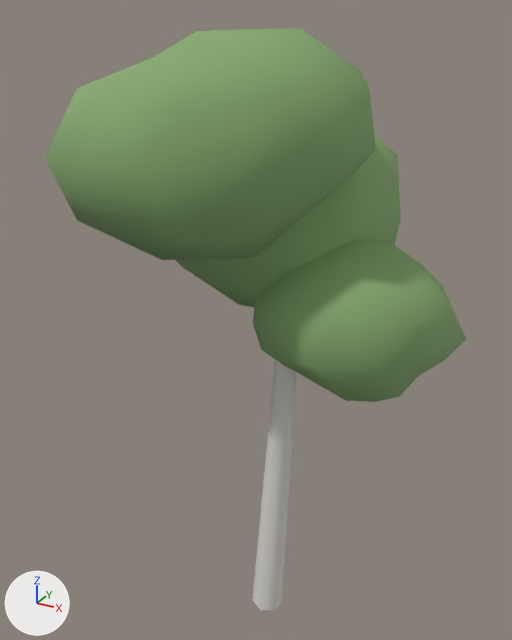
Before and after pictures for a commit that changed the glTF model prototype/assets/models/terrain/ambient_tree_12.glb.
Rendered twice from a 50 mm lens placed at (2.41, -4.61, 5.24), pointed at (-0.22, 0.17, 2.85). Lighting does not change. The marker at lower left points along +X, +Y and +Z. The older version comes first.

The scene before the commit, as lines of its bpy script (objects in view):
```python
mat_ambient_tree_12_mat0 = principled_material('ambient_tree_12_mat0')
mat_ambient_tree_12_mat0.base_color = (0.72, 0.7, 0.65)  # light grey #dddad3
mat_ambient_tree_12_mat0.roughness = 0.95
mat_ambient_tree_12_mat1 = principled_material('ambient_tree_12_mat1')
mat_ambient_tree_12_mat1.base_color = (0.24, 0.4, 0.16)  # green #86aa6f
mat_ambient_tree_12_mat1.roughness = 0.85
me_ambient_tree_12_mesh = bpy.data.meshes.new('ambient_tree_12_mesh')
me_ambient_tree_12_mesh.from_pydata(...)  # 150 vertices, 264 faces; spans x -1.45..1.47, y -1.3..1.6, z 0.0..5.13
# faces by material slot: [24, 240]
me_ambient_tree_12_mesh.materials.append(mat_ambient_tree_12_mat0)  # light grey #dddad3
me_ambient_tree_12_mesh.materials.append(mat_ambient_tree_12_mat1)  # green #86aa6f
ob_ambient_tree_12 = bpy.data.objects.new('ambient_tree_12', me_ambient_tree_12_mesh)
ob_ambient_tree_12.location = (0.0, 0.0, 0.0)
```
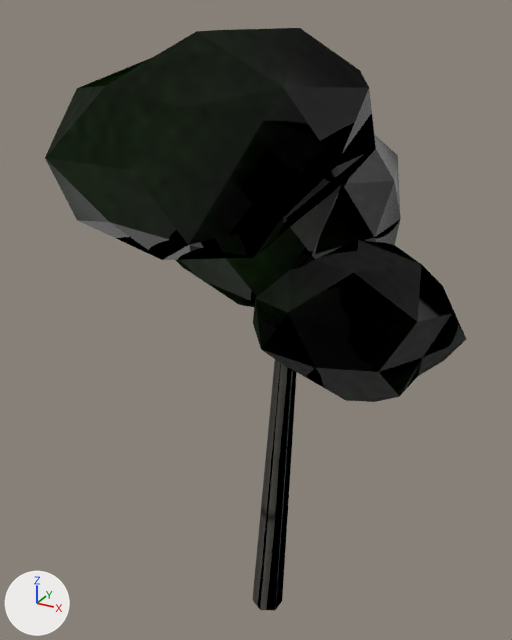
The change, as a list of edits to the scene's bpy script:
```text
Add img_ambient_tree_12_mat1_norm:
    img_ambient_tree_12_mat1_norm = load_image('ambient_tree_12_mat1_norm', '_unpacked/ambient_tree_12_mat1_norm', 128, 128, 'Non-Color')
Add img_ambient_tree_12_mat1_rough:
    img_ambient_tree_12_mat1_rough = load_image('ambient_tree_12_mat1_rough', '_unpacked/ambient_tree_12_mat1_rough', 128, 128, 'Non-Color')
Add img_ambient_tree_12_mat1_albedo:
    img_ambient_tree_12_mat1_albedo = load_image('ambient_tree_12_mat1_albedo', '_unpacked/ambient_tree_12_mat1_albedo', 128, 128, 'sRGB')
Add img_ambient_tree_12_mat0_albedo:
    img_ambient_tree_12_mat0_albedo = load_image('ambient_tree_12_mat0_albedo', '_unpacked/ambient_tree_12_mat0_albedo', 128, 128, 'sRGB')
Add img_ambient_tree_12_mat0_rough:
    img_ambient_tree_12_mat0_rough = load_image('ambient_tree_12_mat0_rough', '_unpacked/ambient_tree_12_mat0_rough', 128, 128, 'Non-Color')
Add img_ambient_tree_12_mat0_norm:
    img_ambient_tree_12_mat0_norm = load_image('ambient_tree_12_mat0_norm', '_unpacked/ambient_tree_12_mat0_norm', 128, 128, 'Non-Color')
Change mat_ambient_tree_12_mat0:
    remove # nodes: BsdfPrincipled, OutputMaterial
    remove # colours: light grey #dddad3
    nodes: BsdfPrincipled, Math, NormalMap, OutputMaterial, SeparateColor, TexImage x3
    uses the picture img_ambient_tree_12_mat0_albedo
    uses the picture img_ambient_tree_12_mat0_norm
    uses the picture img_ambient_tree_12_mat0_rough
Change mat_ambient_tree_12_mat1:
    remove # nodes: BsdfPrincipled, OutputMaterial
    remove # colours: green #86aa6f
    nodes: BsdfPrincipled, Math, NormalMap, OutputMaterial, SeparateColor, TexImage x3
    uses the picture img_ambient_tree_12_mat1_albedo
    uses the picture img_ambient_tree_12_mat1_norm
    uses the picture img_ambient_tree_12_mat1_rough
Change me_ambient_tree_12_mesh:
    where me_ambient_tree_12_mesh.from_pydata(...)  # 150 vertices, 264 faces; spans x -1.45..1.47, y -1.3..1.6, z 0.0..5.13
    used by ob_ambient_tree_12; location = (0.0, 0.0, 0.0)
    me_ambient_tree_12_mesh part 1: texture (UV) coordinates changed
```

Pixel boxes [x1, y1, x2, y2] of what changed, in the pictures (512 x 640 px):
'ambient_tree_12', surface changed (green to black)
    both: [45, 28, 466, 611]
